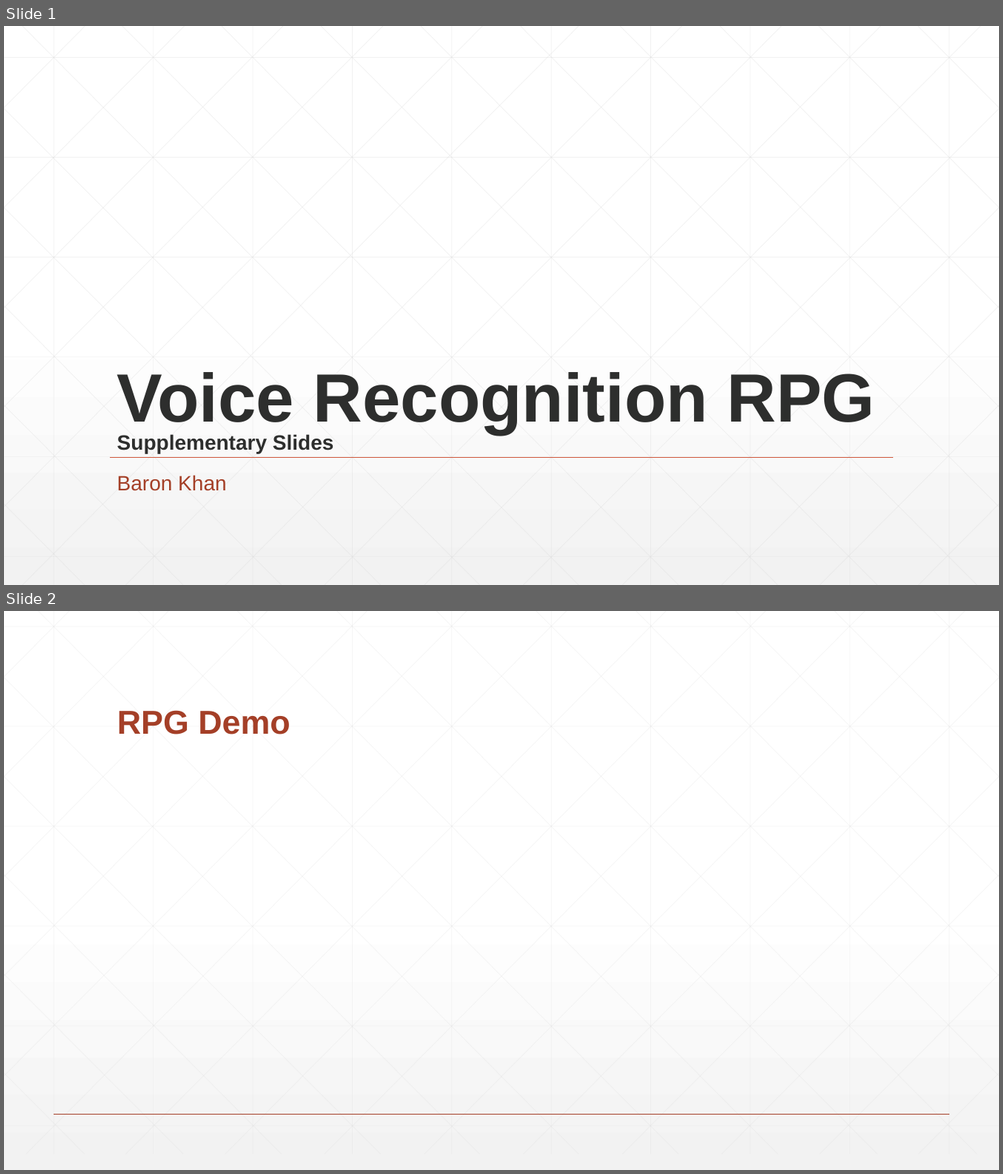
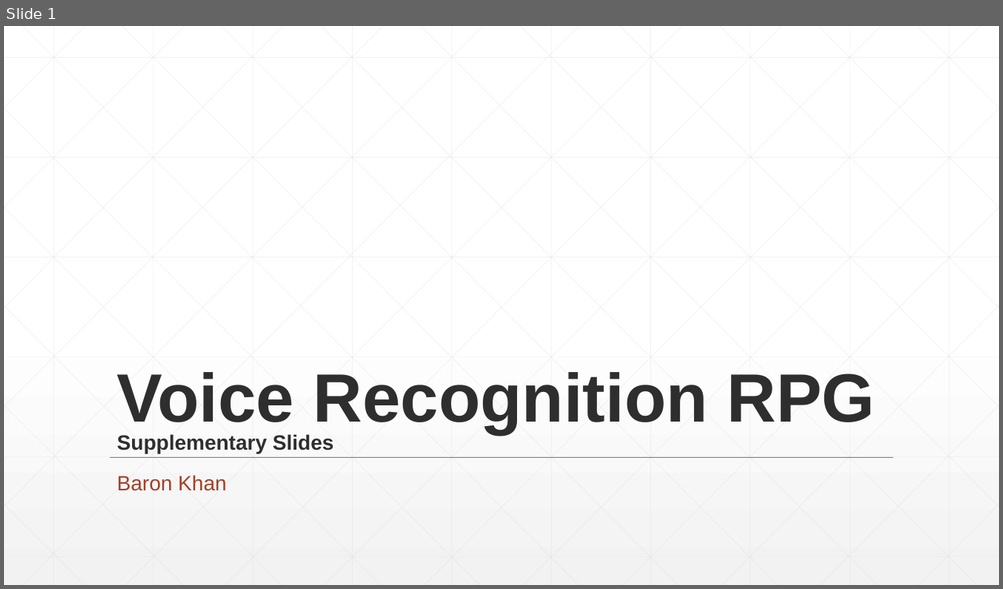
Before and after one commit to BaronKhan/VoiceRecognitionRPG, a slide deck: presentation/supplementary-slides.pptx. Shown one above the other, each under a label of ours: slides 1 and 2 before the commit, slide 1 after it. The pictures are 1003x1174 and 1003x589 pixels, drawn with LibreOffice and Linux fonts; fonts in the diff are those of the drawing. Boxes give left, top, right and bottom in pixels: in the first picture for what was removed or moved away, otherwise in the second. Text is boxed around its words. In the diff, an @@ line names an element or a change of style, - is before the commit and + after.

```diff
--- a/presentation/supplementary-slides.pptx
+++ b/presentation/supplementary-slides.pptx
@@ slide 2 removed at [4, 611, 999, 1170], background gradient #FFFFFF to #F2F2F2 @@
@@ title removed at [117, 710, 290, 735] @@
-RPG Demo
@@ group removed at [4, 611, 999, 1155]: 46 lines @@
@@ line removed from (54, 1115) to (949, 1115) @@
```
Also in this commit, not shown: 1 slide added, 2 other files.
